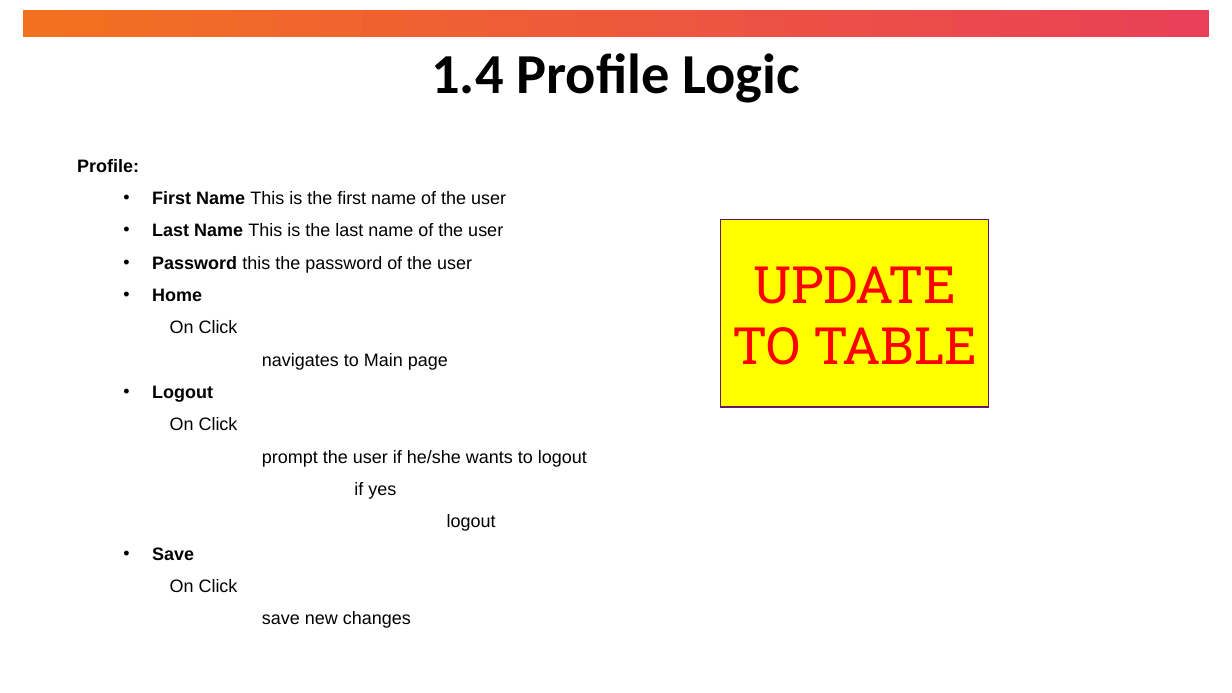
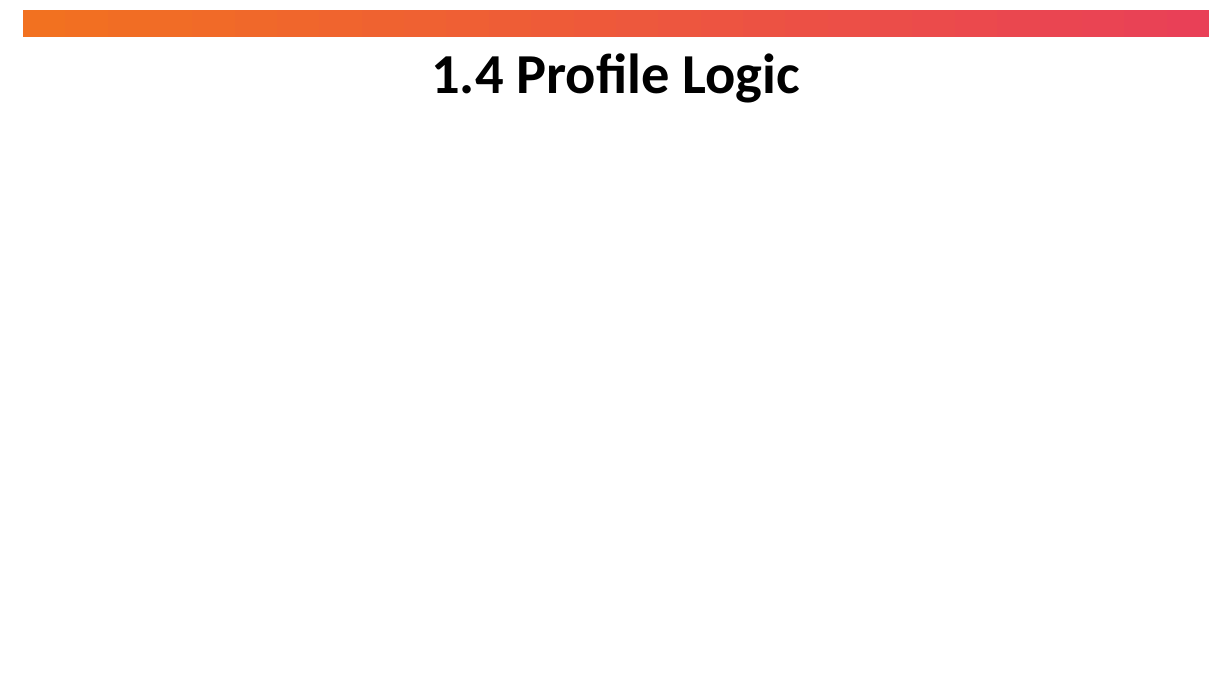
Before and after one commit to StarGaze870/ServiceChargeApp, a slide deck: slide 24 of docs/Team 7 - High Level Design.pptx (slide 16 before the commit). Drawn at 1232x693 pixels with LibreOffice and Linux fonts; fonts in the diff are those of the drawing. Boxes give left, top, right and bottom in pixels: in the first picture for what was removed or moved away, otherwise in the second. Text is boxed around its words. In the diff, an @@ line names an element or a change of style, - is before the commit and + after.

```diff
--- a/docs/Team 7 - High Level Design.pptx
+++ b/docs/Team 7 - High Level Design.pptx
@@ text removed at box(77, 159, 587, 628) @@
-Profile:
-  • First Name This is the first name of the user
-  • Last Name This is the last name of the user
-  • Password this the password of the user
-  • Home
-On Click
-navigates to Main page
-  • Logout
-On Click
-prompt the user if he/she wants to logout
-if yes
-logout
-  • Save
-On Click
-save new changes
@@ rectangle removed at box(721, 220, 990, 408) @@
-UPDATE TO TABLE
```
Also in this commit, not shown: 8 other slides changed, 12 slides added, 4 slides removed.
